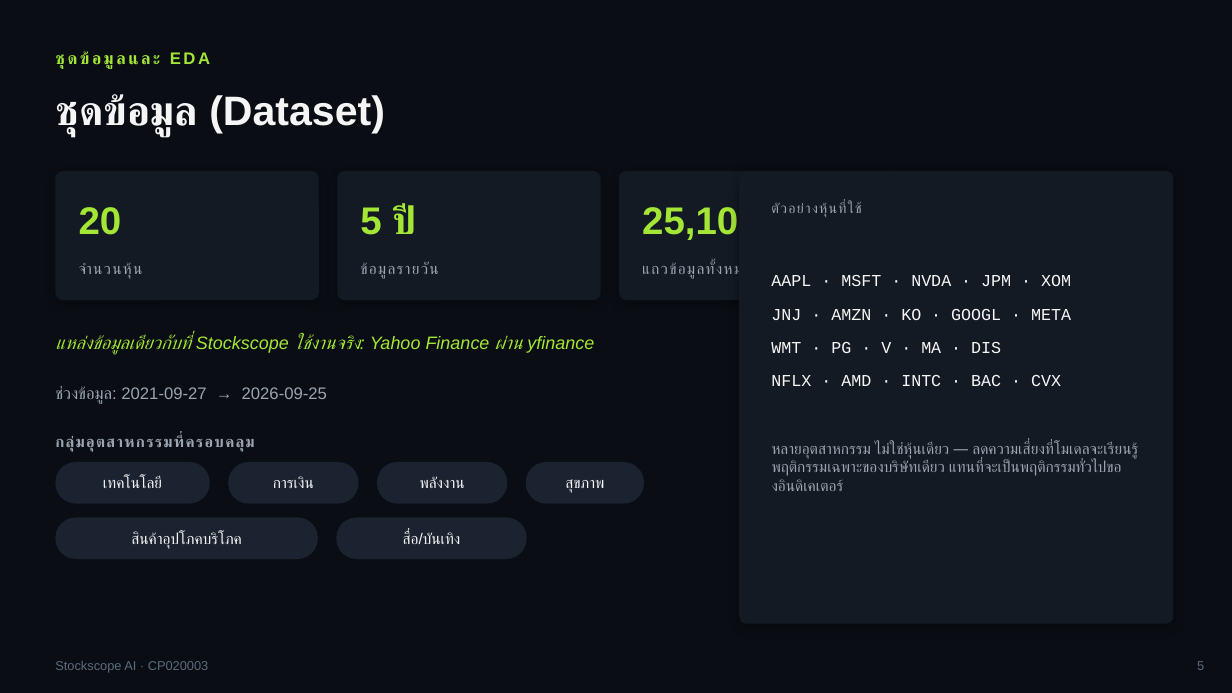
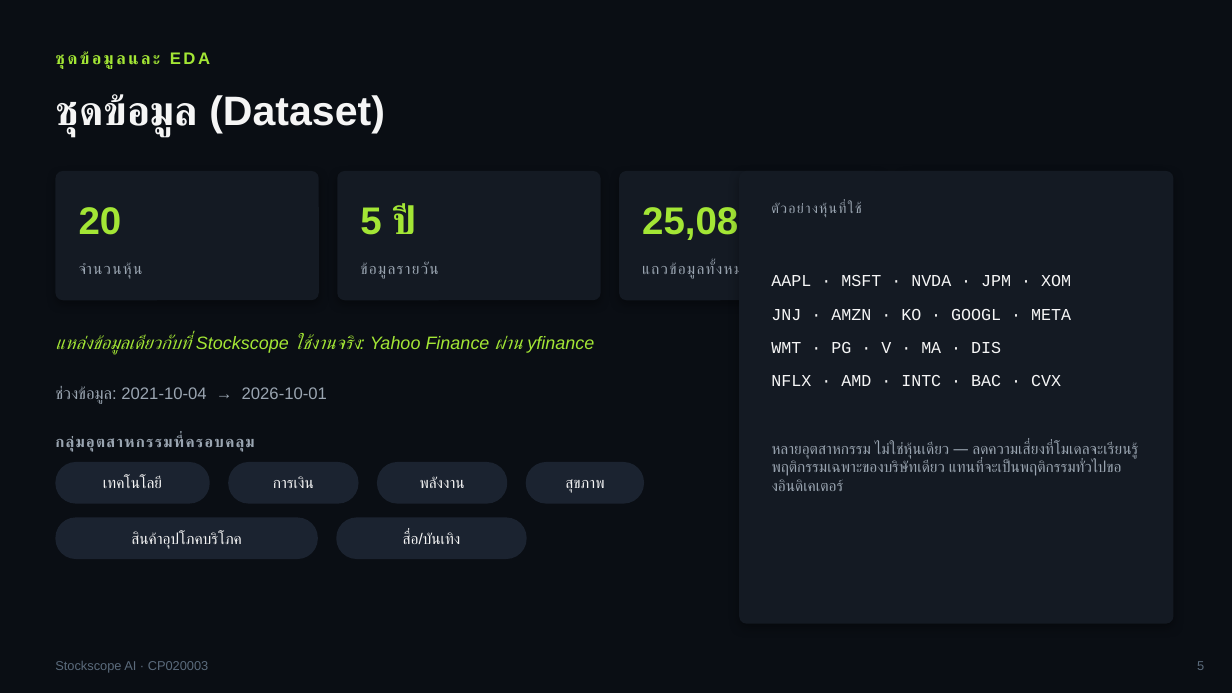
Before and after one commit to txphichatwanich19-rgb/stockscope, a slide deck: slide 5 of ml/stock_direction_presentation.pptx. Drawn at 1232x693 pixels with LibreOffice and Linux fonts; fonts in the diff are those of the drawing. Boxes give left, top, right and bottom in pixels: in the first picture for what was removed or moved away, otherwise in the second. Text is boxed around its words. In the diff, an @@ line names an element or a change of style, - is before the commit and + after.

```diff
--- a/ml/stock_direction_presentation.pptx
+++ b/ml/stock_direction_presentation.pptx
@@ text at <box>642,207,760,240</box>: text changed @@
-25,100
+25,080
@@ text at <box>55,386,327,404</box>: text changed @@
-ช่วงข้อมูล: 2021-09-27 → 2026-09-25
+ช่วงข้อมูล: 2021-10-04 → 2026-10-01
```
Also in this commit, not shown: 8 other slides changed, 4 other files.
